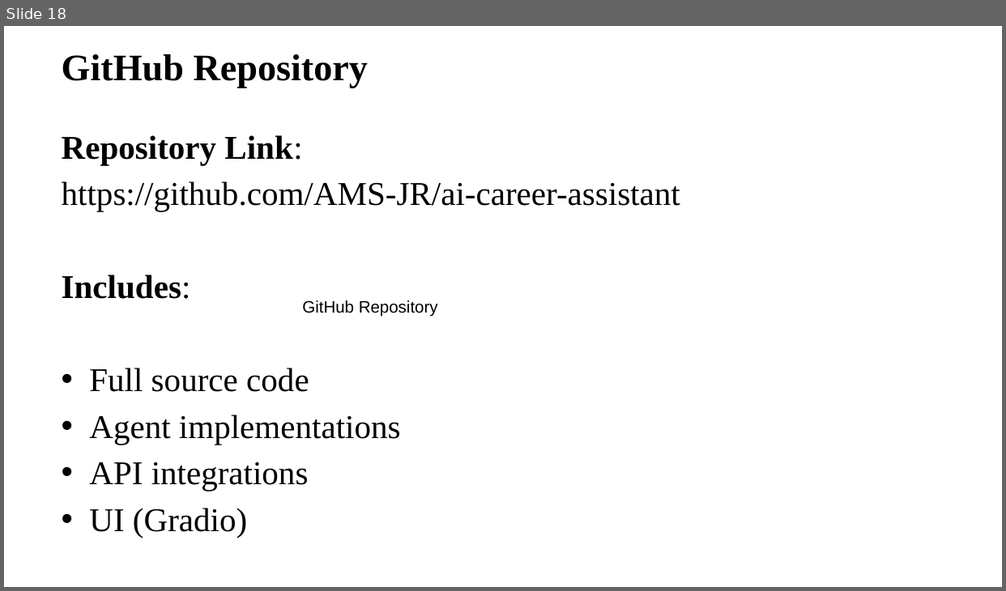
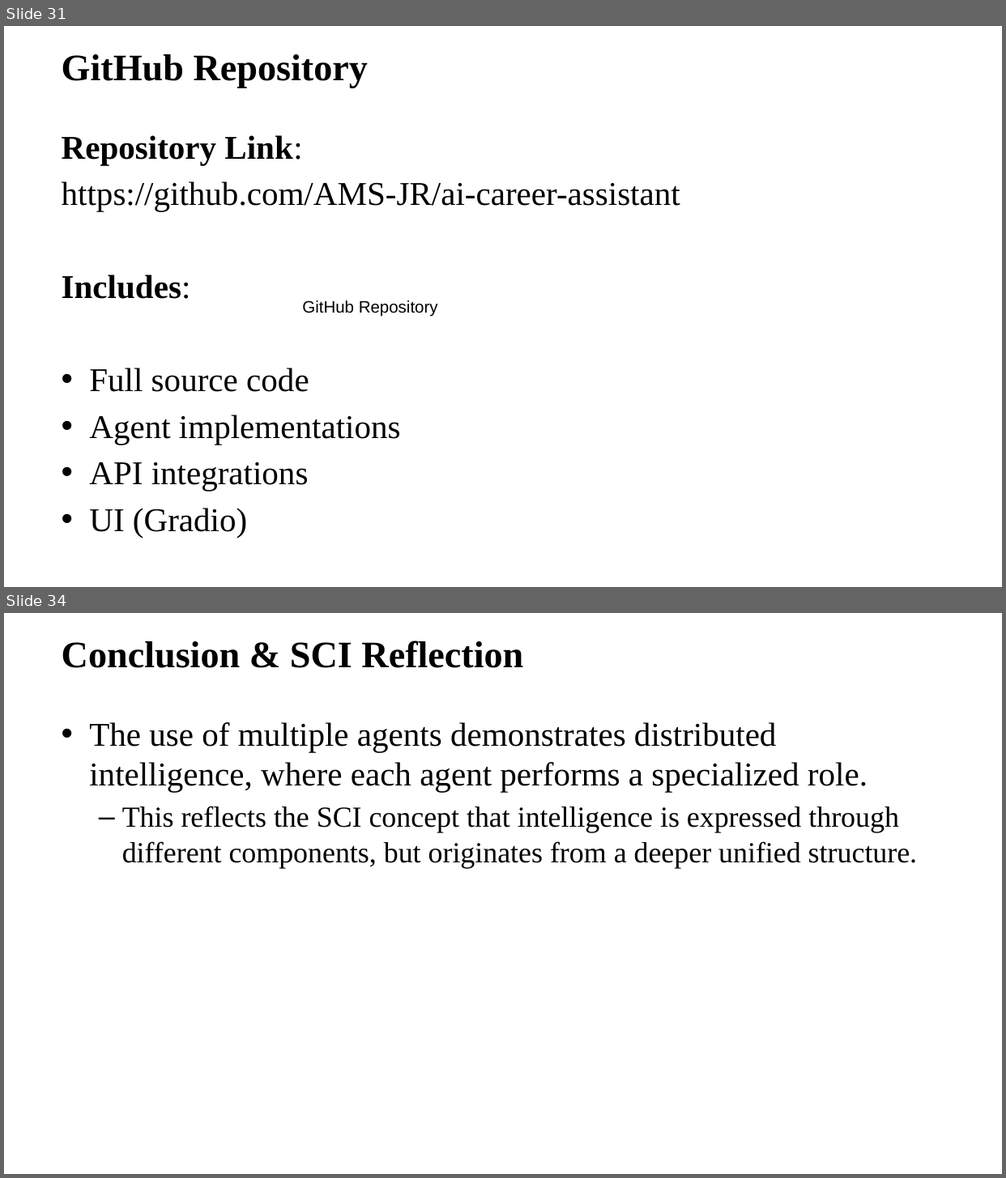
Before and after one commit to AMS-JR/ai-career-assistant, a slide deck: docs/presentation.pptx. Shown one above the other, each under a label of ours: slide 18 before the commit, slides 31 and 34 after it; the slides between them are not shown. The pictures are 1006x591 and 1006x1178 pixels, drawn with LibreOffice and Linux fonts; fonts in the diff are those of the drawing; background and template pictures are left out. Boxes give left, top, right and bottom in pixels: in the first picture for what was removed or moved away, otherwise in the second. Text is boxed around its words. In the diff, an @@ line names an element or a change of style, - is before the commit and + after.

```diff
--- a/docs/presentation.pptx
+++ b/docs/presentation.pptx
@@ slide 34 added at (4,613,1002,1174), background picture (left out) @@
@@ title added at (62,641,523,668), 36 pt, text #000000, bold @@
+Conclusion & SCI Reflection
@@ text added at (89,722,917,868), 28 pt, text #000000 @@
+• The use of multiple agents demonstrates distributed intelligence, where each agent performs a specialized role.
+  – This reflects the SCI concept that intelligence is expressed through different components, but originates from a deeper unified structure.
@@ what was slide 18 is now slide 31 @@
```
Also in this commit, not shown: 14 slides changed, 13 other slides added, 8 other files.
